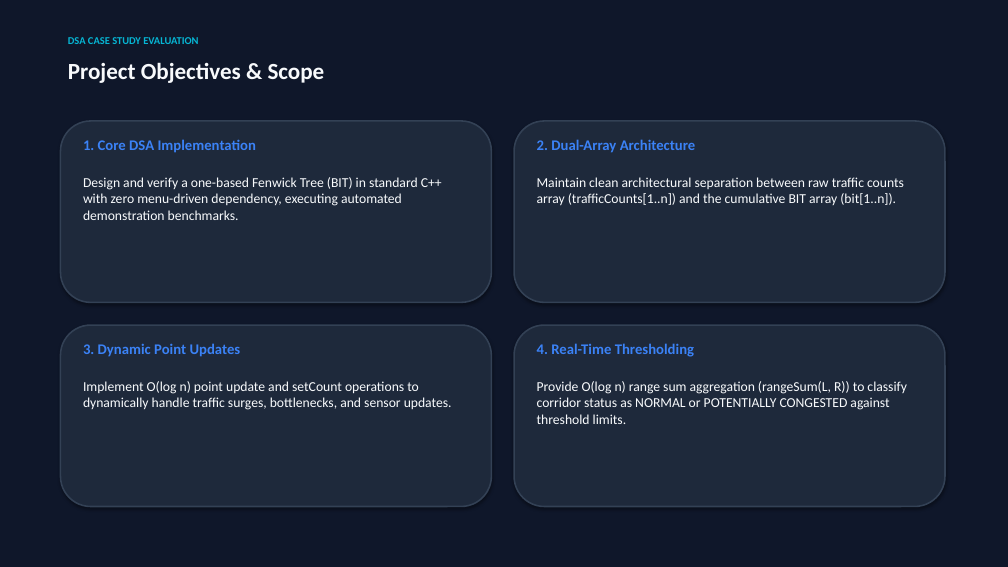
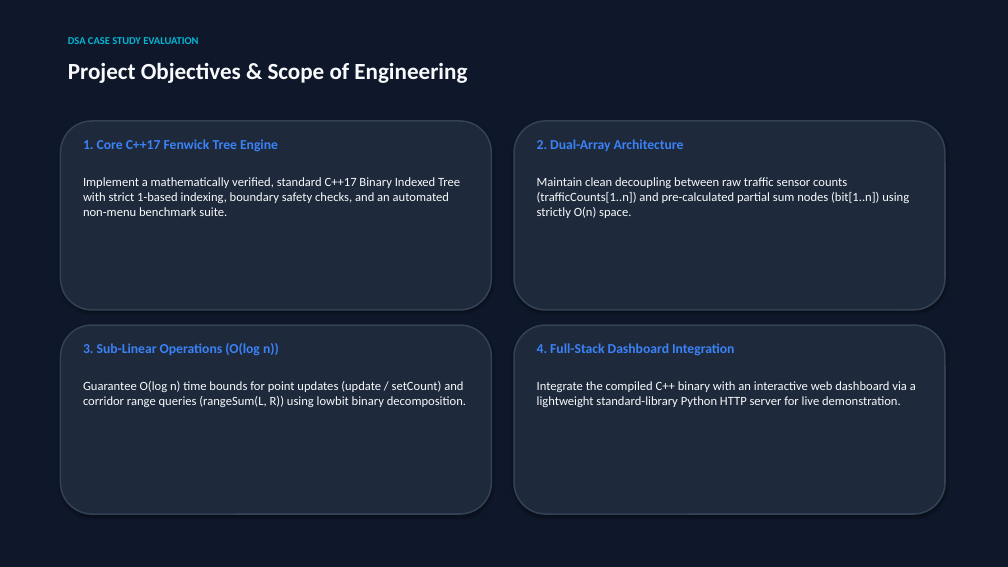
Before and after one commit to Jeyadev3/FlowGrid_Traffic_Analytics, a slide deck: slide 4 of presentation/Fenwick_Tree_Case_Study.pptx (slide 3 before the commit). Drawn at 1008x567 pixels with LibreOffice and Linux fonts; fonts in the diff are those of the drawing. Boxes give left, top, right and bottom in pixels: in the first picture for what was removed or moved away, otherwise in the second. Text is boxed around its words. In the diff, an @@ line names an element or a change of style, - is before the commit and + after.

Commit message:
docs: update Fenwick Tree case study presentation with Member 4 integration

```diff
--- a/presentation/Fenwick_Tree_Case_Study.pptx
+++ b/presentation/Fenwick_Tree_Case_Study.pptx
@@ text at [68, 62, 467, 83]: text changed @@
-Project Objectives & Scope
+Project Objectives & Scope of Engineering
@@ rounded rectangle: place and size @@
-rounded rectangle at [60, 121, 492, 302]
+rounded rectangle at [60, 121, 492, 310]
@@ text at [83, 139, 278, 152]: text changed; size 14 to 13 pt @@
-1. Core DSA Implementation
+1. Core C++17 Fenwick Tree Engine
@@ rounded rectangle: place and size @@
-rounded rectangle at [514, 121, 945, 302]
+rounded rectangle at [514, 121, 945, 310]
@@ text "2. Dual-Array Architecture" at [537, 139, 684, 151]: size 14 to 13 pt @@
@@ text at [83, 177, 460, 216]: text changed; size 13 to 12 pt @@
-Design and verify a one-based Fenwick Tree (BIT) in standard C++ with zero menu-driven dependency, executing automated demonstration benchmarks.
+Implement a mathematically verified, standard C++17 Binary Indexed Tree with strict 1-based indexing, boundary safety checks, and an automated non-menu benchmark suite.
@@ text at [537, 177, 909, 218]: text changed; size 13 to 12 pt @@
-Maintain clean architectural separation between raw traffic counts array (trafficCounts[1..n]) and the cumulative BIT array (bit[1..n]).
+Maintain clean decoupling between raw traffic sensor counts (trafficCounts[1..n]) and pre-calculated partial sum nodes (bit[1..n]) using strictly O(n) space.
@@ rounded rectangle: place and size @@
-rounded rectangle at [60, 325, 492, 507]
+rounded rectangle at [60, 325, 492, 514]
@@ rounded rectangle: place and size @@
-rounded rectangle at [514, 325, 945, 507]
+rounded rectangle at [514, 325, 945, 514]
@@ text at [83, 343, 279, 356]: text changed; size 14 to 13 pt @@
-3. Dynamic Point Updates
+3. Sub-Linear Operations (O(log n))
@@ text at [537, 343, 734, 356]: text changed; size 14 to 13 pt @@
-4. Real-Time Thresholding
+4. Full-Stack Dashboard Integration
@@ text at [83, 381, 466, 407]: text changed; size 13 to 12 pt @@
-Implement O(log n) point update and setCount operations to dynamically handle traffic surges, bottlenecks, and sensor updates.
+Guarantee O(log n) time bounds for point updates (update / setCount) and corridor range queries (rangeSum(L, R)) using lowbit binary decomposition.
@@ text at [537, 381, 916, 407]: text changed; size 13 to 12 pt @@
-Provide O(log n) range sum aggregation (rangeSum(L, R)) to classify corridor status as NORMAL or POTENTIALLY CONGESTED against threshold limits.
+Integrate the compiled C++ binary with an interactive web dashboard via a lightweight standard-library Python HTTP server for live demonstration.
```
Also in this commit, not shown: 9 other slides changed, 6 slides added, 4 slides removed, 2 other files.
